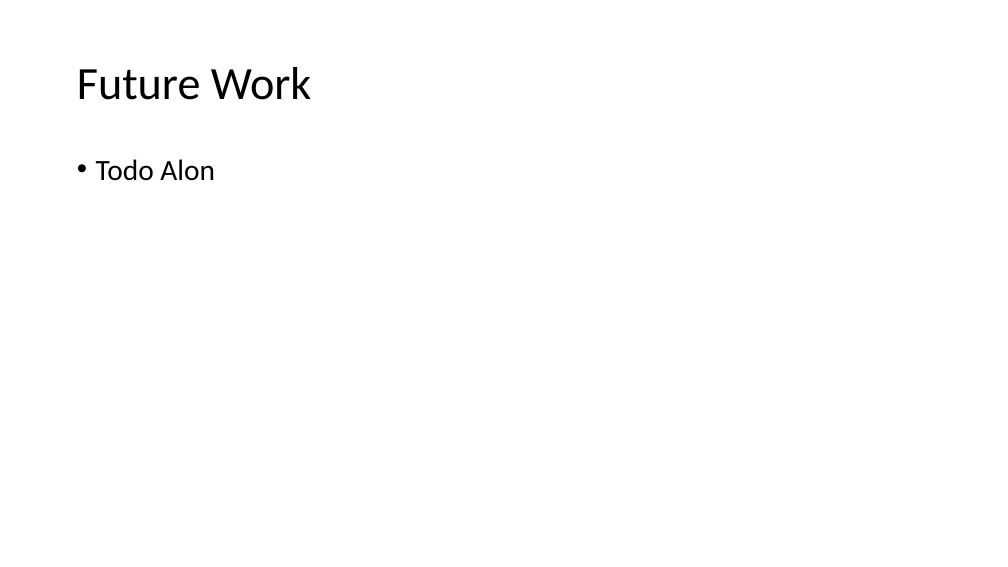
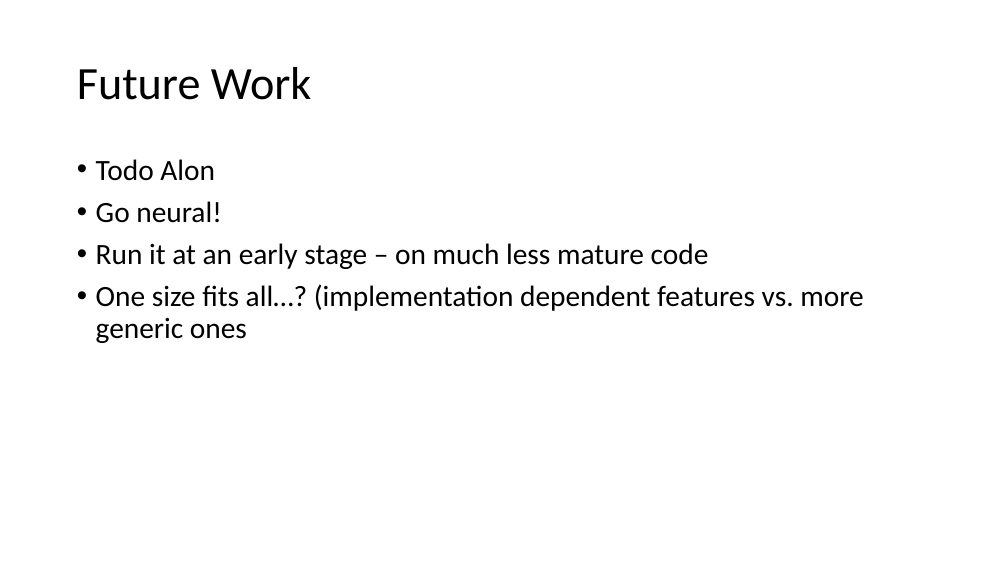
Before and after one commit to Amannor/redhat_final_proj, a slide deck: slide 10 of presentation/Demo_day_redhat_alon_rubi.pptx. Drawn at 1008x567 pixels with LibreOffice and Linux fonts; fonts in the diff are those of the drawing. Boxes give left, top, right and bottom in pixels: in the first picture for what was removed or moved away, otherwise in the second. Text is boxed around its words. In the diff, an @@ line names an element or a change of style, - is before the commit and + after.

Commit message:
Did some work in key lessons and future work

```diff
--- a/presentation/Demo_day_redhat_alon_rubi.pptx
+++ b/presentation/Demo_day_redhat_alon_rubi.pptx
@@ text at bbox=[96, 201, 863, 343]: paragraphs added @@
+• Go neural!
+• Run it at an early stage – on much less mature code
+• One size fits all…? (implementation dependent features vs. more generic ones
```
Also in this commit, not shown: 1 other slide changed.
